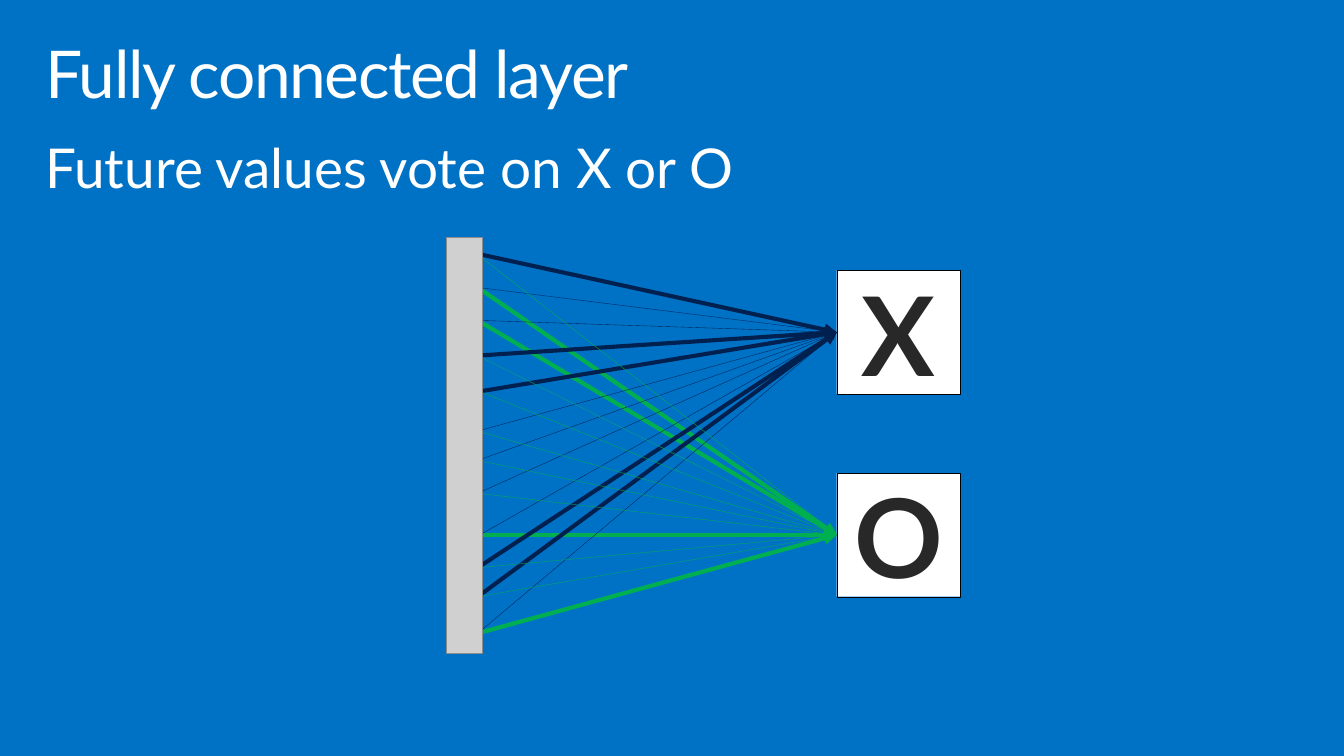
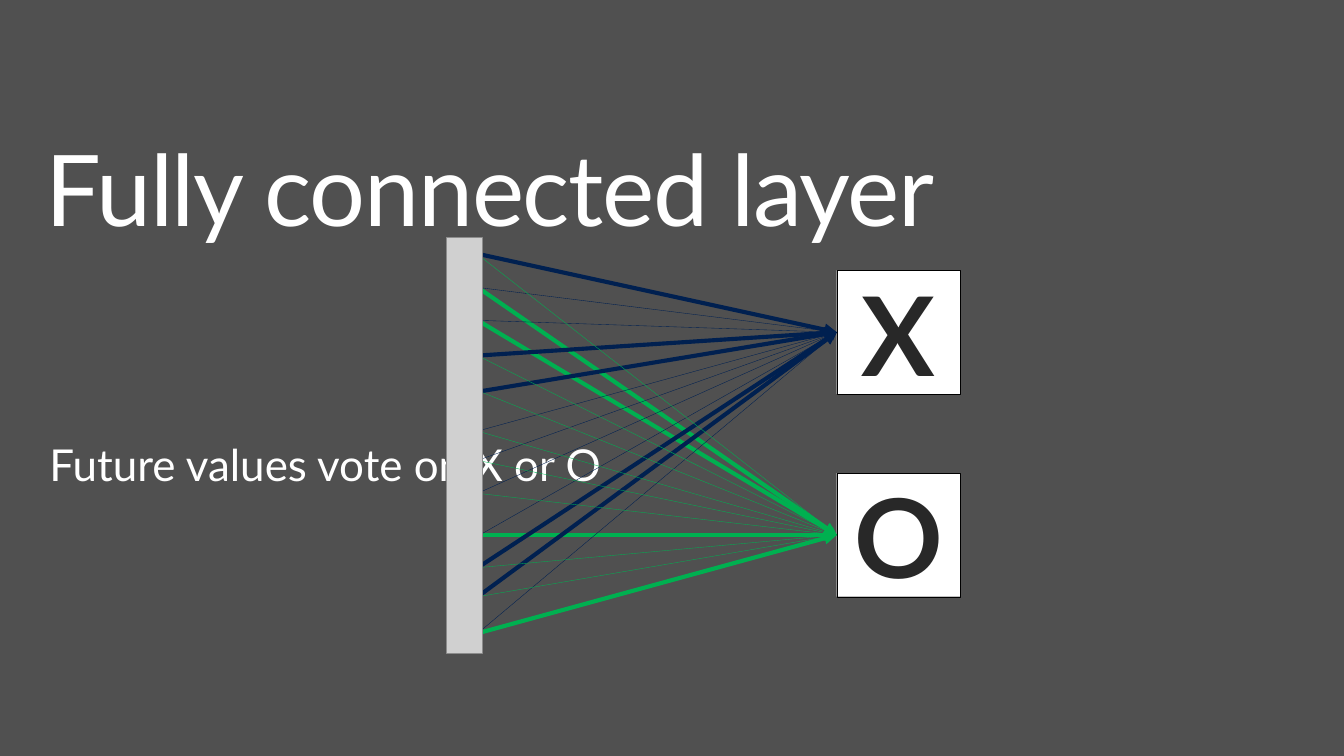
Before and after one commit to bienhuynh/KTTTNT, a slide deck: slide 62 of Nhan dang chu viet tay/Final/Docs/Thuật toán mạng CNN.pptx. Drawn at 1344x756 pixels with LibreOffice and Linux fonts; fonts in the diff are those of the drawing; grey boxes stand for pictures; background and template pictures are left out. Boxes give left, top, right and bottom in pixels: in the first picture for what was removed or moved away, otherwise in the second. Text is boxed around its words. In the diff, an @@ line names an element or a change of style, - is before the commit and + after.

```diff
--- a/Nhan dang chu viet tay/Final/Docs/Thuật toán mạng CNN.pptx
+++ b/Nhan dang chu viet tay/Final/Docs/Thuật toán mạng CNN.pptx
@@ background #0072C6 to picture (left out) @@
@@ title "Fully connected layer": place and size @@
-title "Fully connected layer" at <box>45,49,629,110</box>
+title "Fully connected layer" at <box>45,153,934,245</box>
@@ title "Fully connected layer" at <box>45,153,934,245</box>: size 48 to 72 pt @@
@@ text "Future values vote on X ...": place and size @@
-text "Future values vote on X ..." at <box>45,147,734,189</box>
+text "Future values vote on X ..." at <box>49,443,601,490</box>
@@ text "Future values vote on X ..." at <box>49,443,601,490</box>: size 40 to 32 pt; less space between paragraphs @@
```
Also in this commit, not shown: 90 other slides changed, 1 slide added, 1 slide removed, 10 other files.
